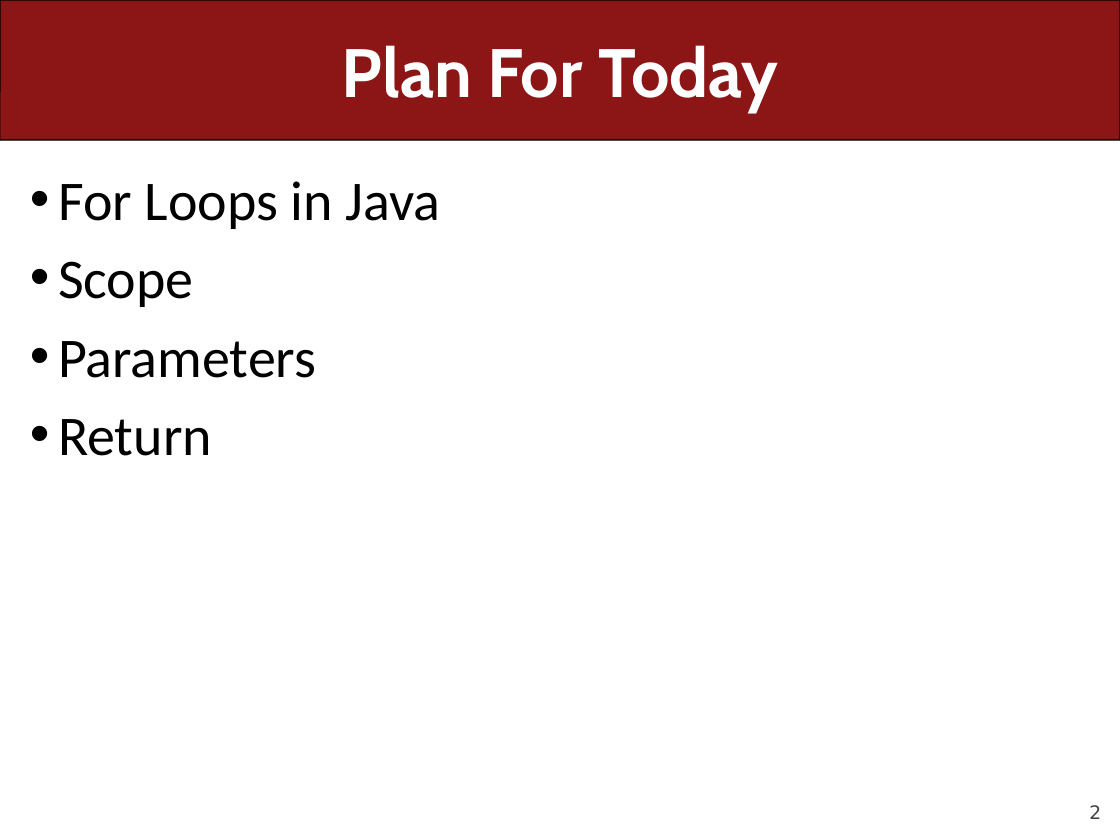
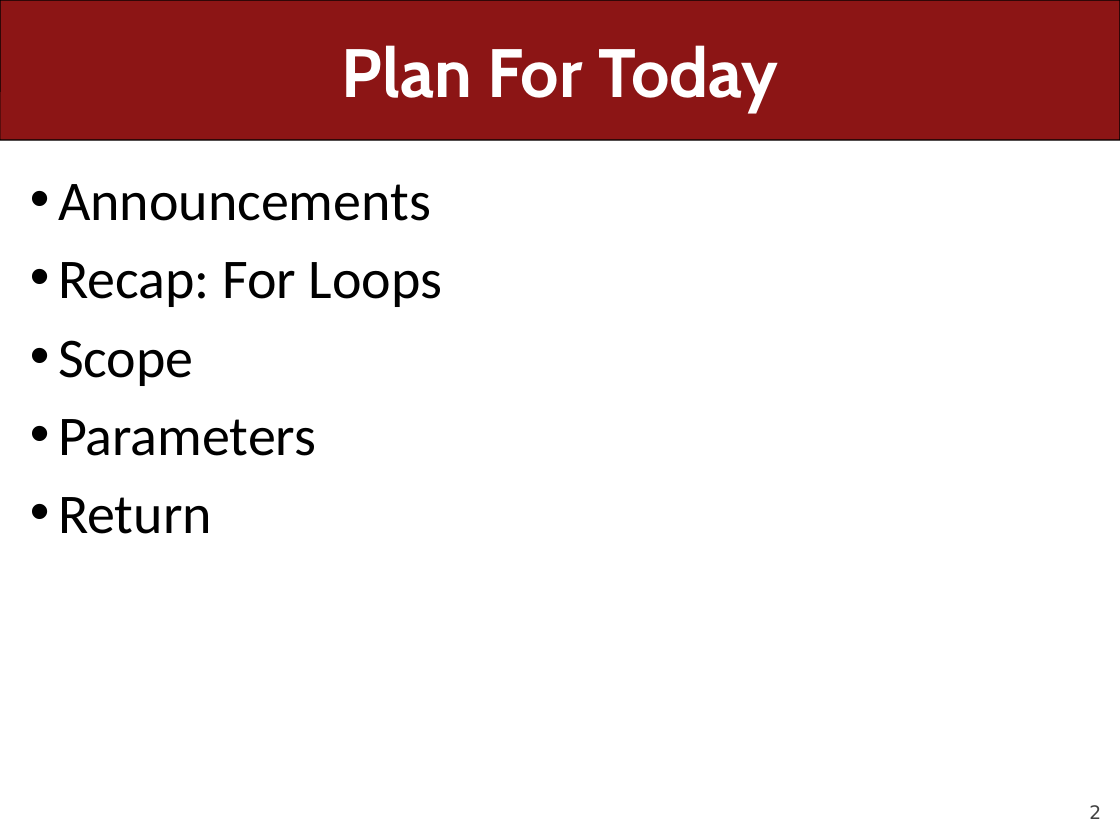
Before and after one commit to ckincaid17/cs106a-summer-2018, a slide deck: slide 2 of WWW/lectures/Lecture7/Lecture7.pptx. Drawn at 1120x840 pixels with LibreOffice and Linux fonts; fonts in the diff are those of the drawing. Boxes give left, top, right and bottom in pixels: in the first picture for what was removed or moved away, otherwise in the second. Text is boxed around its words. In the diff, an @@ line names an element or a change of style, - is before the commit and + after.

Commit message:
Updated lecture 7

```diff
--- a/WWW/lectures/Lecture7/Lecture7.pptx
+++ b/WWW/lectures/Lecture7/Lecture7.pptx
@@ text at <box>58,184,443,307</box>: text changed @@
-• For Loops in Java
+• Announcements
+• Recap: For Loops
```
Also in this commit, not shown: 93 slides removed, 2 other files.
